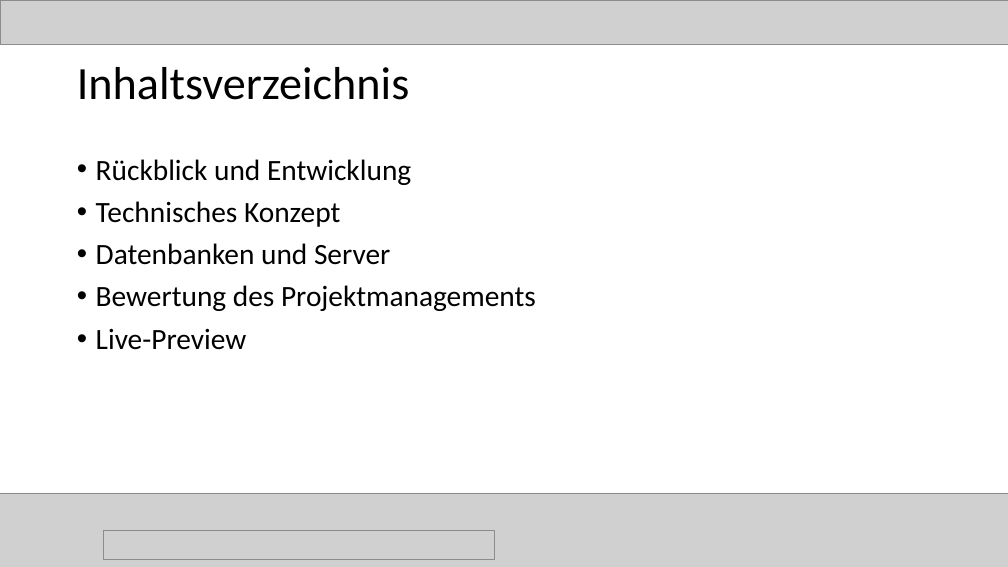
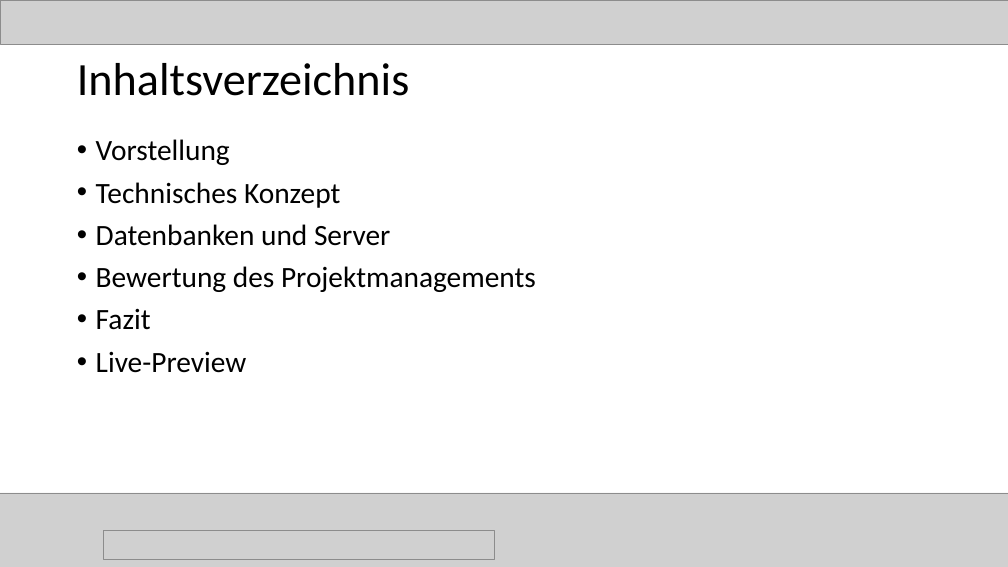
Before and after one commit to magharmi/StudentenFuerStudenten, a slide deck: slide 2 of Power Point/final.pptx. Drawn at 1008x567 pixels with LibreOffice and Linux fonts; fonts in the diff are those of the drawing; grey boxes stand for pictures. Boxes give left, top, right and bottom in pixels: in the first picture for what was removed or moved away, otherwise in the second. Text is boxed around its words. In the diff, an @@ line names an element or a change of style, - is before the commit and + after.

```diff
--- a/Power Point/final.pptx
+++ b/Power Point/final.pptx
@@ title "Inhaltsverzeichnis": place and size @@
-title "Inhaltsverzeichnis" at (77,67,409,100)
+title "Inhaltsverzeichnis" at (77,63,409,96)
@@ text "Vorstellung": place and size @@
-text "Vorstellung" at (96,159,536,350)
+text "Vorstellung" at (96,139,536,373)
@@ text at (96,139,230,165): text changed @@
-• Rückblick und Entwicklung
+• Vorstellung
@@ text at (96,308,151,330): paragraph added @@
+• Fazit
```
Also in this commit, not shown: 7 other slides changed, 7 slides added, 6 slides removed.
